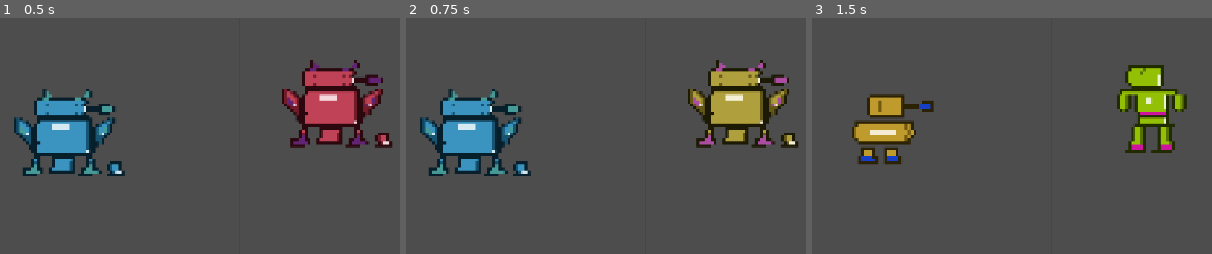
Above: before the commit, frames 1-3 (left to right).
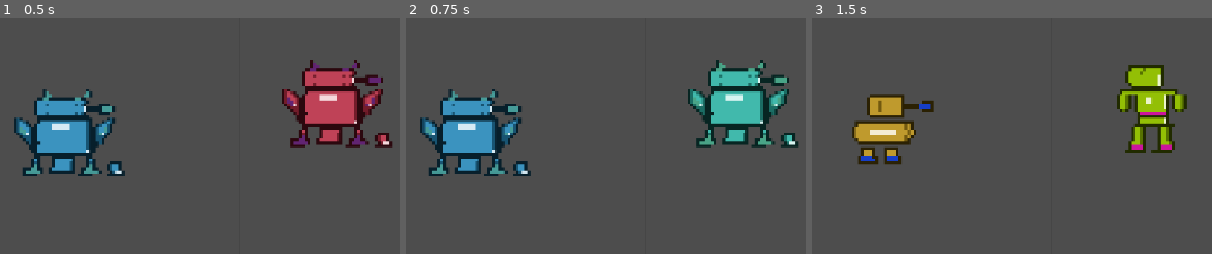
Above: after the commit, the same moments.

Repository: briday1/freak-game
Game: Godot game, scene res://scenes/main.tscn
The game is run twice, just before and just after one commit, with the same random seed, the same clock (stepped at 60 frames per second) and the same inputs.
Inputs:
- Up to frame 1 (0.5 s): no input
- Up to frame 2 (0.75 s): click "💞 Breed" at 0.5 s
- Up to frame 3 (1.5 s): click "🧬 New Parents" at 1.25 s
The pictures show only the part of the screen within x 37-87%, y 18-68%; the shares and areas given below are measured in that part.

Frame 1 is identical in both runs. In frame 2, 5.7% of the frame differs, in the area x 70-98%, y 17-55%; in frame 3, nothing differs.

Commit message:
Breed blending: pixel-lerp two parent type stamps by blend_weight

Diff:
--- a/scripts/main.gd
+++ b/scripts/main.gd
@@ -72,8 +72,17 @@
 	var ga: Dictionary = creature_a.genome
 	var gb: Dictionary = creature_b.genome
 
-	# Child inherits one parent's type randomly; could also mutate to a third type.
-	var child_type: String = creature_a.creature_type if randf() < 0.5 else creature_b.creature_type
+	# Pick a primary type weighted by a random blend — 0.35..0.65 means neither
+	# parent fully dominates, so the child is a genuine visual hybrid.
+	var blend_weight: float = randf_range(0.30, 0.70)
+	var child_type: String
+	var blend_type: String
+	if randf() < 0.5:
+		child_type  = creature_a.creature_type
+		blend_type  = creature_b.creature_type
+	else:
+		child_type  = creature_b.creature_type
+		blend_type  = creature_a.creature_type
 	creature_c.set_type(child_type)
 
 	# Build a genome for the child's type, blending from parents where possible.
@@ -120,4 +129,7 @@
 					var lo: Color = s["min"]
 					var hi: Color = s["max"]
 					child[key] = Color(randf_range(lo.r, hi.r), randf_range(lo.g, hi.g), randf_range(lo.b, hi.b))
+	# Inject blend metadata so SpritePainter can lerp both type stamps together
+	child["_blend_type"]   = blend_type
+	child["_blend_weight"] = blend_weight
 	creature_c.set_genome(child)
--- a/scripts/sprite_painter.gd
+++ b/scripts/sprite_painter.gd
@@ -111,11 +111,44 @@
 # ---- Paint ------------------------------------------------------------------
 
 ## Full-body portrait sprite for the creature genome.
-## Returns a 48x48 RGBA Image; replaces the old multi-trait compositing.
+## If genome contains _blend_type + _blend_weight, pixel-lerps two type stamps
+## so a bred creature looks like a genuine visual mix of both parents.
 static func paint(genome: Dictionary) -> Image:
-    var img := PC.make_image()
-    var pal := _pokemon_palette(genome)
-    var t: String = genome.get("_type", "human") as String
+    var pal        := _pokemon_palette(genome)
+    var t: String   = genome.get("_type", "human") as String
+    var t2: String  = genome.get("_blend_type", "") as String
+    var w: float    = clampf(genome.get("_blend_weight", 0.0) as float, 0.0, 1.0)
+
+    var img_a := PC.make_image()
+    _stamp_type(img_a, t, pal)
+
+    if t2 == "" or w <= 0.0:
+        return img_a
+
+    # Build a genome that uses blended colors for the secondary stamp too
+    var pal2 := _pokemon_palette(genome)
+    var img_b := PC.make_image()
+    _stamp_type(img_b, t2, pal2)
+
+    # Pixel-lerp: each pixel = lerp(a, b, w); transparent in one = use the other
+    var out := PC.make_image()
+    var sz := PC.CANVAS_SIZE
+    for y in range(sz):
+        for x in range(sz):
+            var ca: Color = img_a.get_pixel(x, y)
+            var cb: Color = img_b.get_pixel(x, y)
+            if ca.a <= 0.0 and cb.a <= 0.0:
+                continue
+            elif ca.a <= 0.0:
+                out.set_pixel(x, y, Color(cb.r, cb.g, cb.b, cb.a * w))
+            elif cb.a <= 0.0:
+                out.set_pixel(x, y, Color(ca.r, ca.g, ca.b, ca.a * (1.0 - w)))
+            else:
+                out.set_pixel(x, y, ca.lerp(cb, w))
+    return out
+
+## Stamp the sprite rows for a given type onto img.
+static func _stamp_type(img: Image, t: String, pal: Dictionary) -> void:
     match t:
         "duck":
             PC.stamp(img, 3, 2, DUCK_ROWS, pal)
@@ -123,7 +156,6 @@
             PC.stamp(img, 0, 0, DRAGON_ROWS, pal)
         _:
             PC.stamp(img, 6, 2, HUMAN_ROWS, pal)
-    return img
 
 ## 4-colour Pokemon-style palette derived from genome body/accent colours.
 ## Produces: outline (darkest), shadow, body (mid), belly (lightest), accent.
